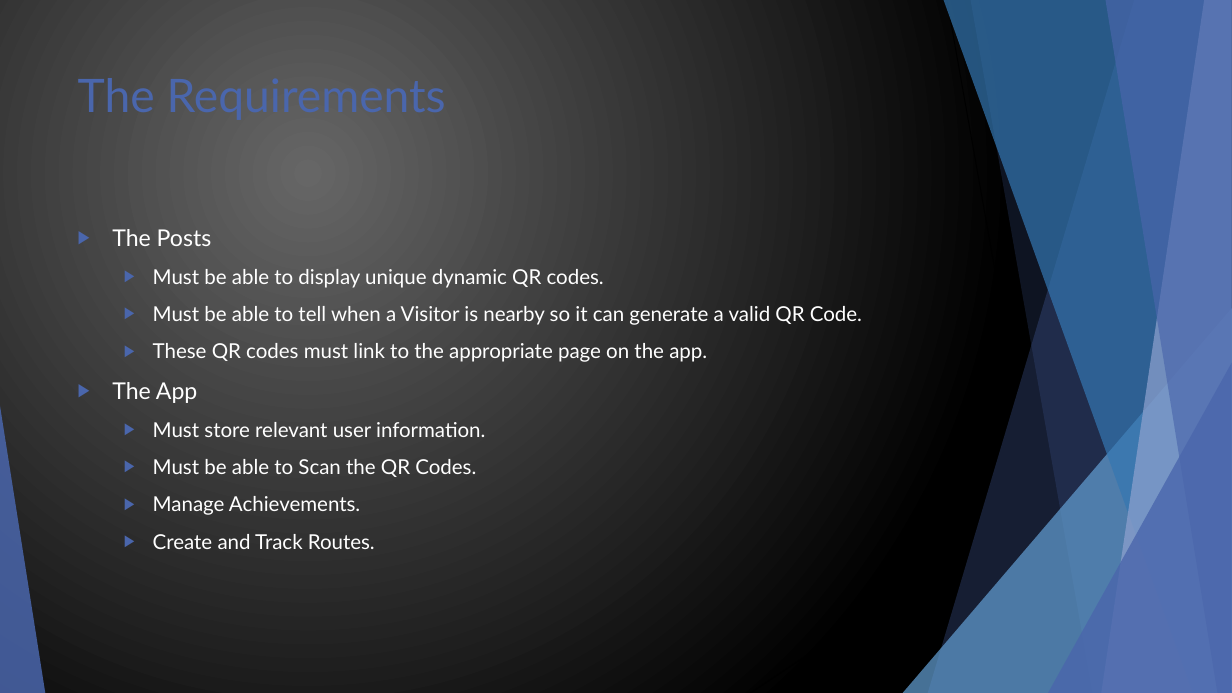
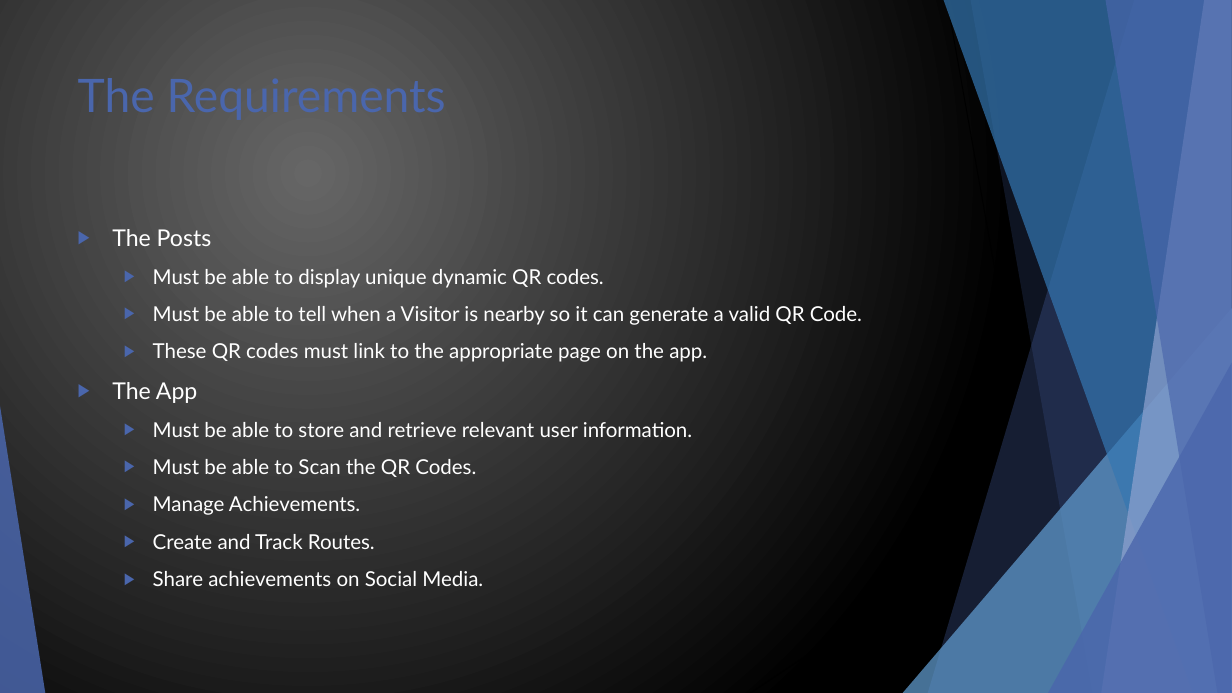
Before and after one commit to glasgow2016/team-5, a slide deck: slide 4 of Design.pptx. Drawn at 1232x693 pixels with LibreOffice and Linux fonts; fonts in the diff are those of the drawing. Boxes give left, top, right and bottom in pixels: in the first picture for what was removed or moved away, otherwise in the second. Text is boxed around its words. In the diff, an @@ line names an element or a change of style, - is before the commit and + after.

```diff
--- a/Design.pptx
+++ b/Design.pptx
@@ text at [153,422,692,437]: text changed @@
-  ▶ Must store relevant user information.
+  ▶ Must be able to store and retrieve relevant user information.
@@ text at [153,571,483,586]: paragraph added @@
+  ▶ Share achievements on Social Media.
```
Also in this commit, not shown: 2 other slides changed.
